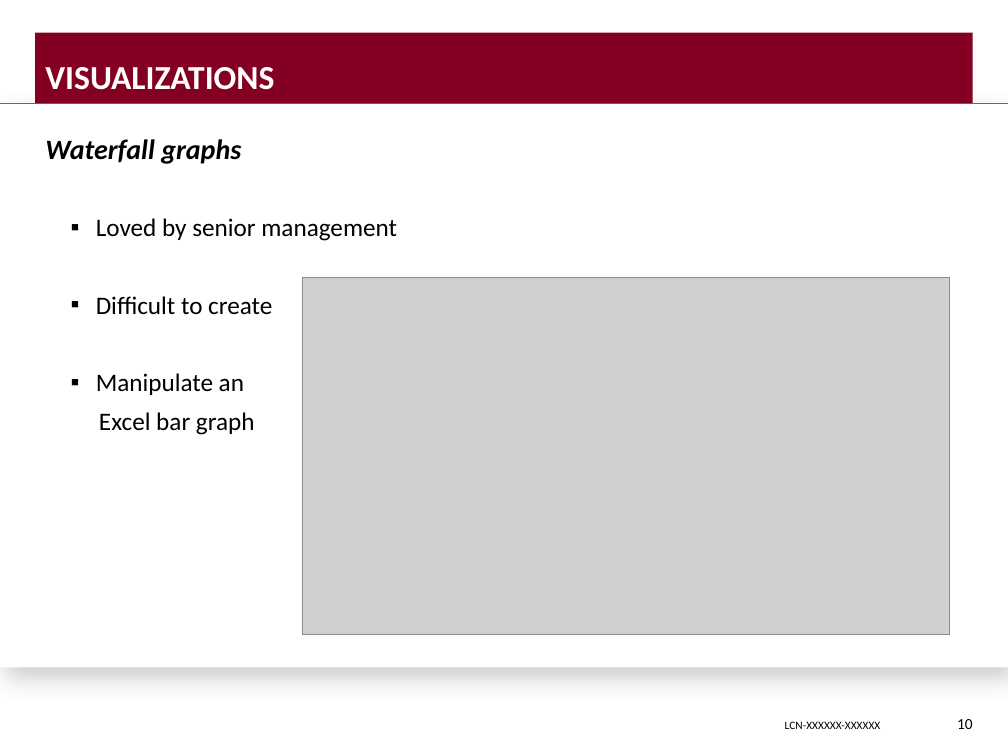
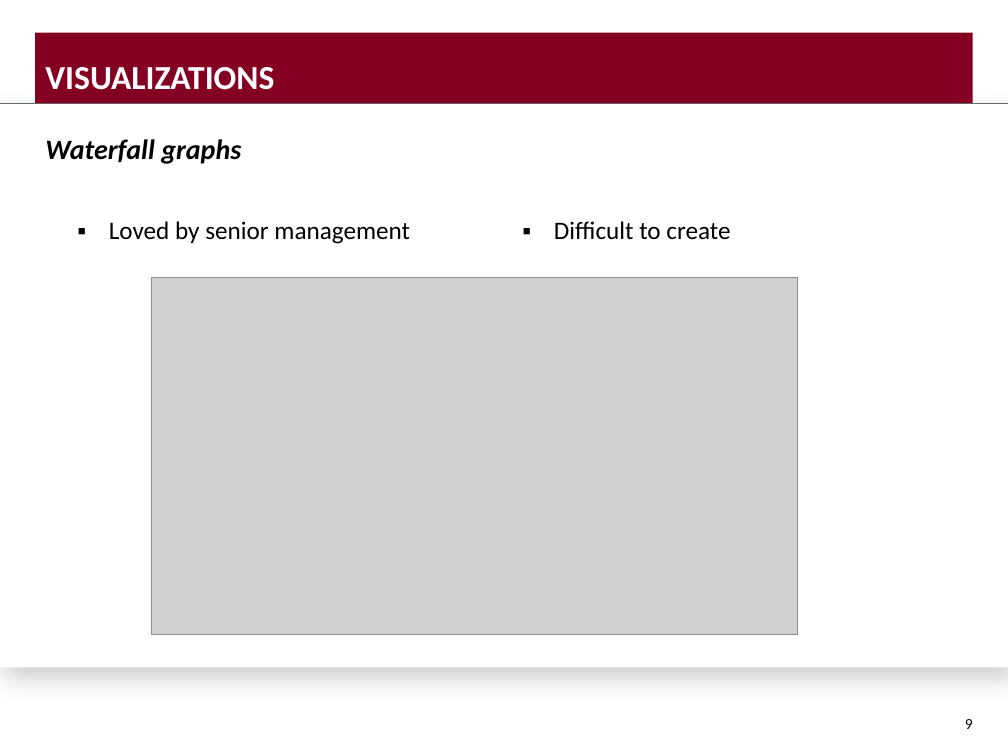
Before and after one commit to DavisVaughan/slides, a slide deck: slide 9 of final-presentation/final-presentation-davis-vaughan.pptx (slide 10 before the commit). Drawn at 1008x756 pixels with LibreOffice and Linux fonts; fonts in the diff are those of the drawing; grey boxes stand for pictures; background and template pictures are left out. Boxes give left, top, right and bottom in pixels: in the first picture for what was removed or moved away, otherwise in the second. Text is boxed around its words. In the diff, an @@ line names an element or a change of style, - is before the commit and + after.

```diff
--- a/final-presentation/final-presentation-davis-vaughan.pptx
+++ b/final-presentation/final-presentation-davis-vaughan.pptx
@@ table added at (68, 210, 975, 251), 1 rows, 2 columns @@
+Loved by senior management | Difficult to create
@@ text at (96, 218, 397, 435): paragraphs removed @@
-  ▪ Loved by senior management
-  ▪ Difficult to create
-  ▪ Manipulate an
-  Excel bar graph
@@ picture: place and size @@
-picture at (302, 277, 950, 635)
+picture at (151, 277, 798, 635)
@@ page number at (965, 719, 973, 729): text changed @@
-10
+9
@@ text removed at (785, 721, 881, 729) @@
-LCN-XXXXXX-XXXXXX
```
Also in this commit, not shown: 19 other slides changed, 1 slide added, 2 slides removed, 5 other files.
